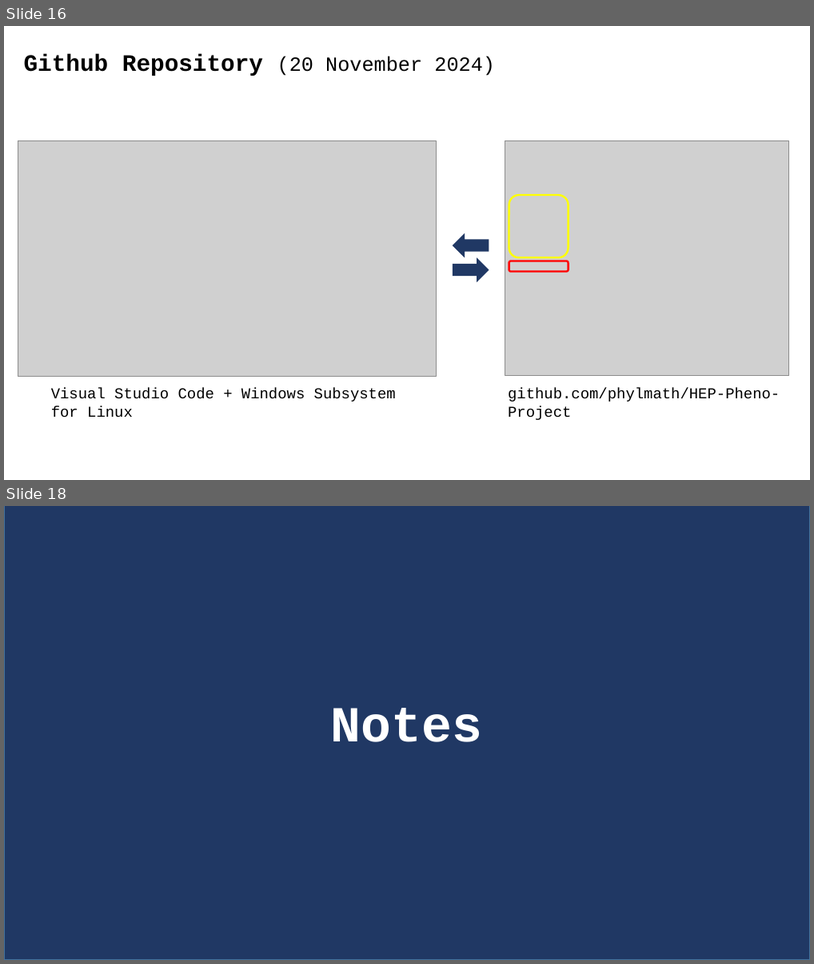
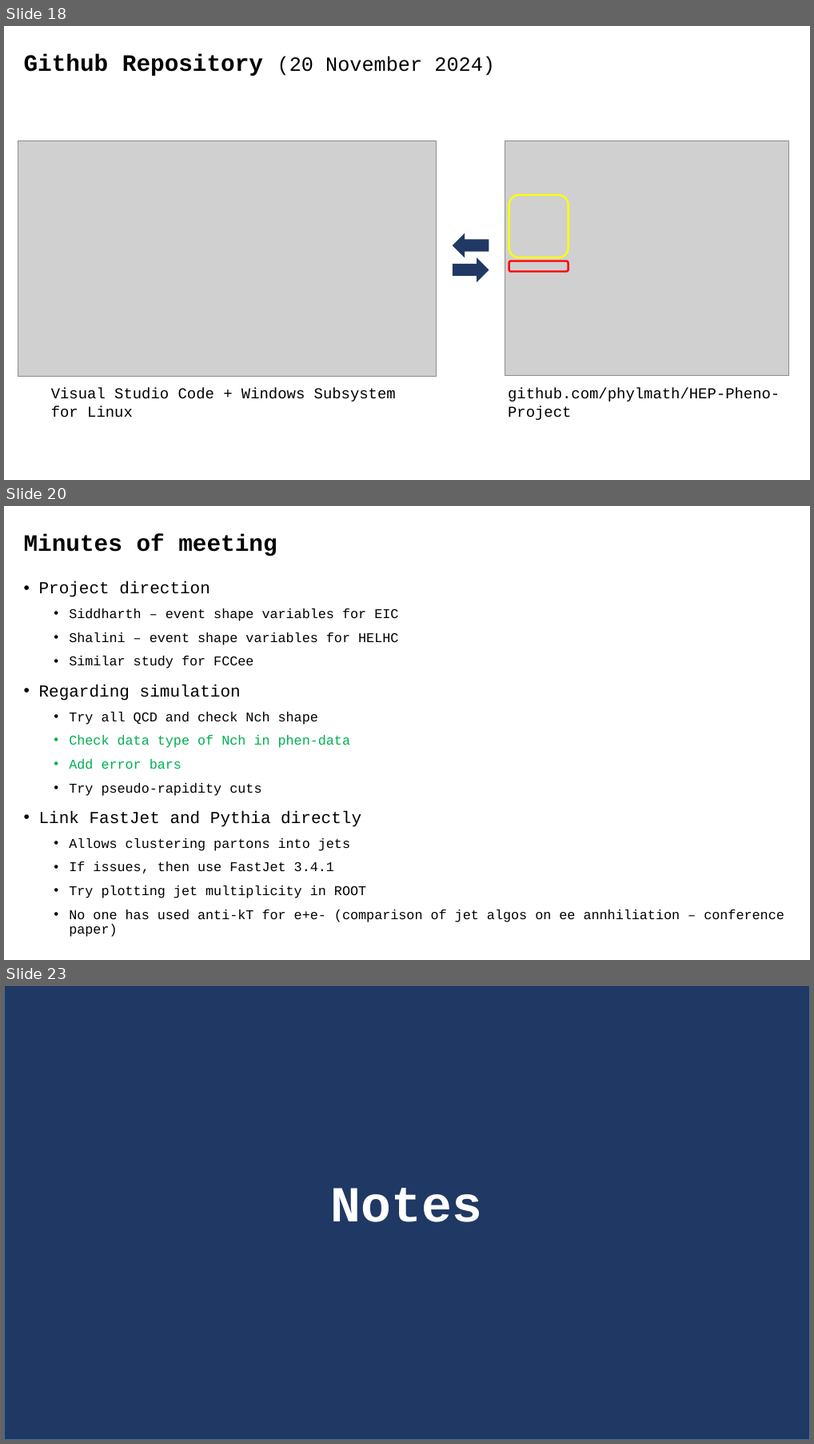
Before and after one commit to phylmath/HEP-Pheno-Project, a slide deck: Progress-Updates.pptx. Shown one above the other, each under a label of ours: slides 16 and 18 before the commit, slides 18, 20 and 23 after it; the slides between them are not shown. The pictures are 814x964 and 814x1444 pixels, drawn with LibreOffice and Linux fonts; fonts in the diff are those of the drawing; grey boxes stand for pictures. Boxes give left, top, right and bottom in pixels: in the first picture for what was removed or moved away, otherwise in the second. Text is boxed around its words. In the diff, an @@ line names an element or a change of style, - is before the commit and + after.

```diff
--- a/Progress-Updates.pptx
+++ b/Progress-Updates.pptx
@@ slide 20 added at box(4, 506, 810, 960), background #FFFFFF @@
@@ title added at box(24, 534, 277, 556), 28 pt, text #000000, bold @@
+Minutes of meeting
@@ text added at box(39, 581, 784, 936), 16 pt, text #000000 @@
+• Project direction
+  • Siddharth – event shape variables for EIC
+  • Shalini – event shape variables for HELHC
+  • Similar study for FCCee
+• Regarding simulation
+  • Try all QCD and check Nch shape
+  • Check data type of Nch in phen-data
+  • Add error bars
+  • Try pseudo-rapidity cuts
+• Link FastJet and Pythia directly
+  • Allows clustering partons into jets
+  • If issues, then use FastJet 3.4.1
+  • Try plotting jet multiplicity in ROOT
+  • No one has used anti-kT for e+e- (comparison of jet algos on ee annhiliation – conference paper)
@@ what was slide 16 is now slide 18 @@
@@ what was slide 18 is now slide 23 @@
```
Also in this commit, not shown: 3 slides changed, 5 other slides added.
